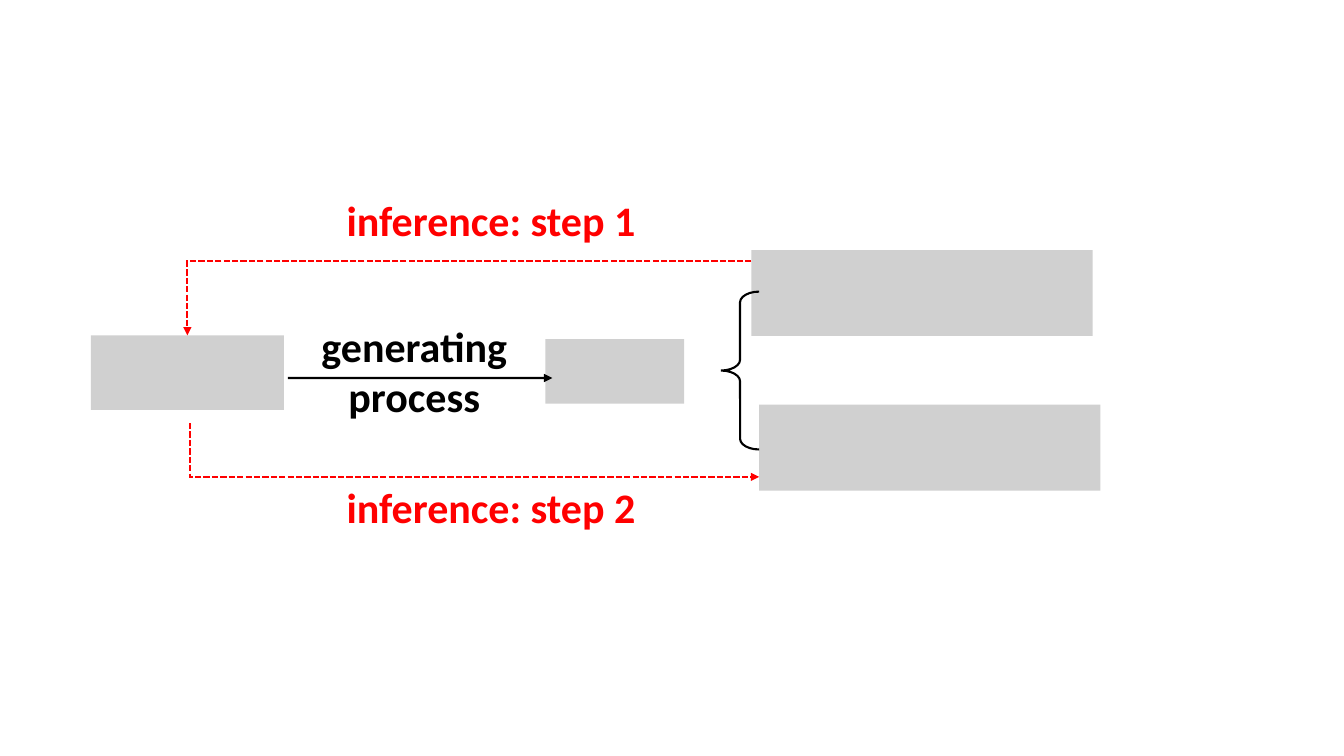
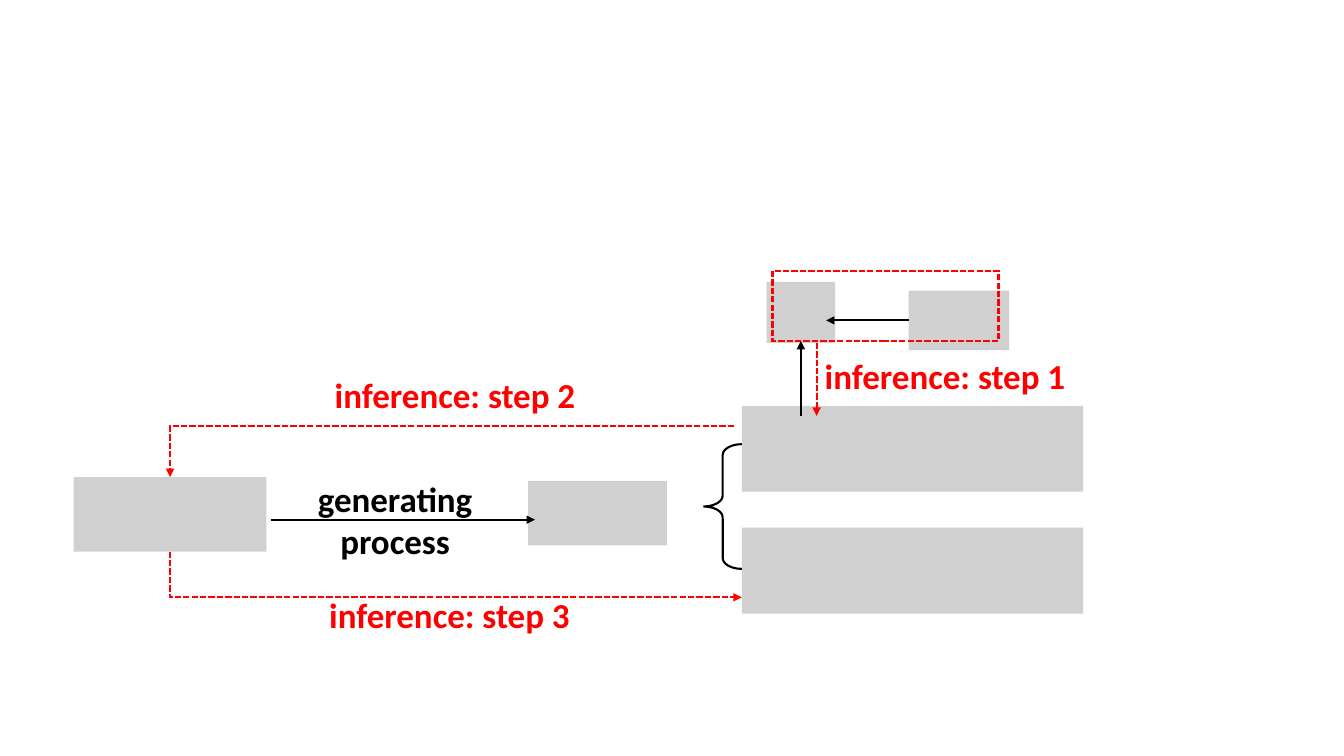
Before and after one commit to weigcdsb/state-space-clustering, a slide deck: slide 1 of documents/EAC-ISBA/plots/raw/loading_plot.pptx. Drawn at 1344x756 pixels with LibreOffice and Linux fonts; fonts in the diff are those of the drawing; grey boxes stand for pictures. Boxes give left, top, right and bottom in pixels: in the first picture for what was removed or moved away, otherwise in the second. Text is boxed around its words. In the diff, an @@ line names an element or a change of style, - is before the commit and + after.

Commit message:
poster update

```diff
--- a/documents/EAC-ISBA/plots/raw/loading_plot.pptx
+++ b/documents/EAC-ISBA/plots/raw/loading_plot.pptx
@@ picture removed at box(751, 250, 1093, 336) @@
@@ picture added at box(766, 282, 835, 344) @@
@@ rectangle added at box(772, 271, 998, 342), outline #FF0000 1.5 pt dashed @@
@@ picture added at box(908, 290, 1009, 350) @@
@@ arrow added from (908, 321) to (827, 321), #000000 1.5 pt @@
@@ picture removed at box(91, 336, 283, 410) @@
@@ picture removed at box(545, 339, 685, 403) @@
@@ arrow added from (802, 415) to (802, 341), #000000 1.5 pt @@
@@ arrow added from (817, 343) to (817, 415), #FF0000 1.5 pt dashed @@
@@ text at box(335, 383, 575, 414): text changed; size 30 to 25 pt @@
-inference: step 1
+inference: step 2
@@ text added at box(825, 364, 1065, 395), 25 pt, text #FF0000, bold @@
+inference: step 1
@@ picture: place and size @@
-picture at box(759, 405, 1101, 491)
+picture at box(742, 406, 1084, 492)
@@ elbow arrow moved from (751, 261) - (188, 336) to (734, 426) - (170, 477) @@
@@ left brace: place and size @@
-left brace at box(721, 291, 759, 450)
+left brace at box(704, 445, 742, 570)
@@ picture added at box(74, 477, 266, 552) @@
@@ text "generating": place and size @@
-text "generating" at box(321, 332, 507, 419)
+text "generating" at box(318, 487, 472, 560)
@@ text "generating" at box(318, 487, 472, 560): size 30 to 25 pt @@
@@ picture added at box(528, 481, 667, 545) @@
@@ arrow moved from (288, 378) - (553, 378) to (270, 520) - (535, 520) @@
@@ picture added at box(742, 528, 1084, 614) @@
@@ elbow arrow moved from (191, 424) - (759, 477) to (170, 552) - (742, 598) @@
@@ text at box(329, 603, 570, 634): text changed; size 30 to 25 pt @@
-inference: step 2
+inference: step 3
```
Also in this commit, not shown: 1 other file.
